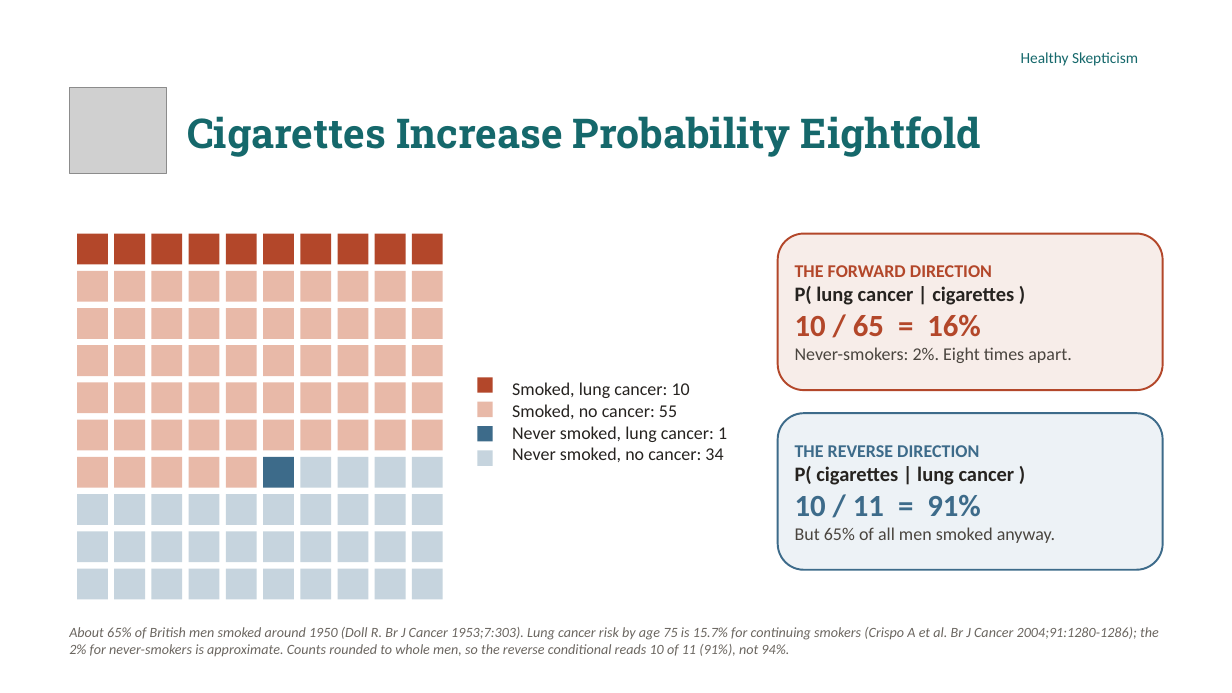
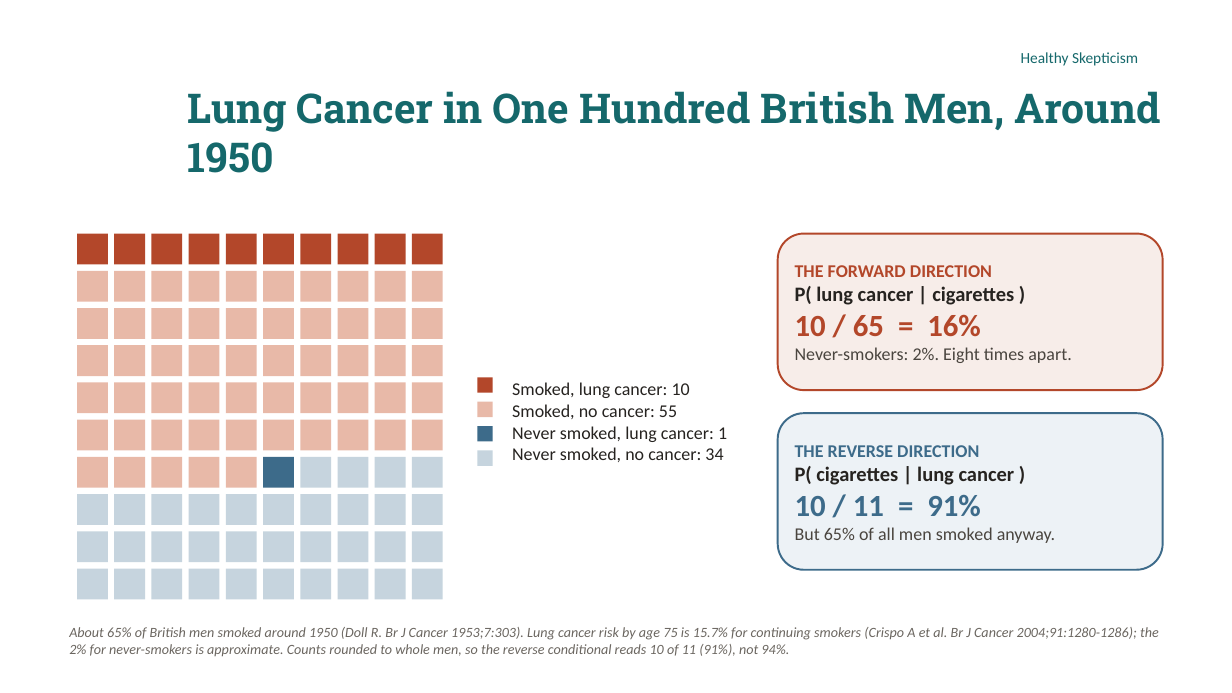
Before and after one commit to murraygmail/healthy-skepticism, a slide deck: slide 25 of materials/Day4.pptx (slide 22 before the commit). Drawn at 1232x693 pixels with LibreOffice and Linux fonts; fonts in the diff are those of the drawing; grey boxes stand for pictures; background and template pictures are left out. Boxes give left, top, right and bottom in pixels: in the first picture for what was removed or moved away, otherwise in the second. Text is boxed around its words. In the diff, an @@ line names an element or a change of style, - is before the commit and + after.

```diff
--- a/materials/Day4.pptx
+++ b/materials/Day4.pptx
@@ picture removed at [69, 87, 167, 173] @@
@@ title at [187, 91, 1161, 173]: text changed @@
-Cigarettes Increase Probability Eightfold
+Lung Cancer in One Hundred British Men, Around 1950
```
Also in this commit, not shown: 16 other slides changed, 6 slides added, 6 slides removed, 3 other files.
